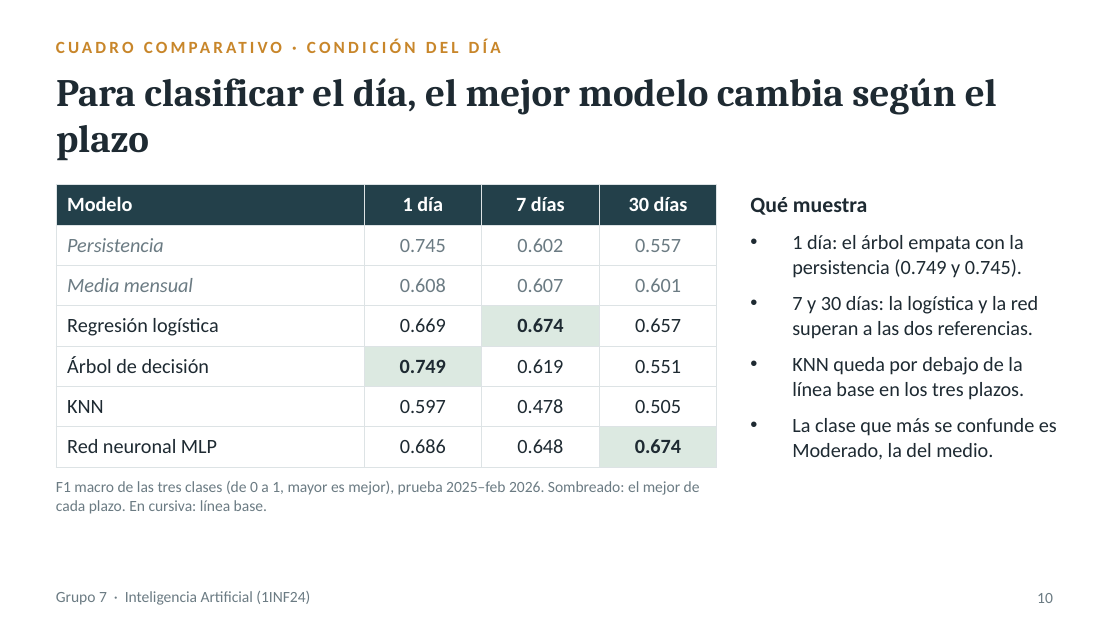
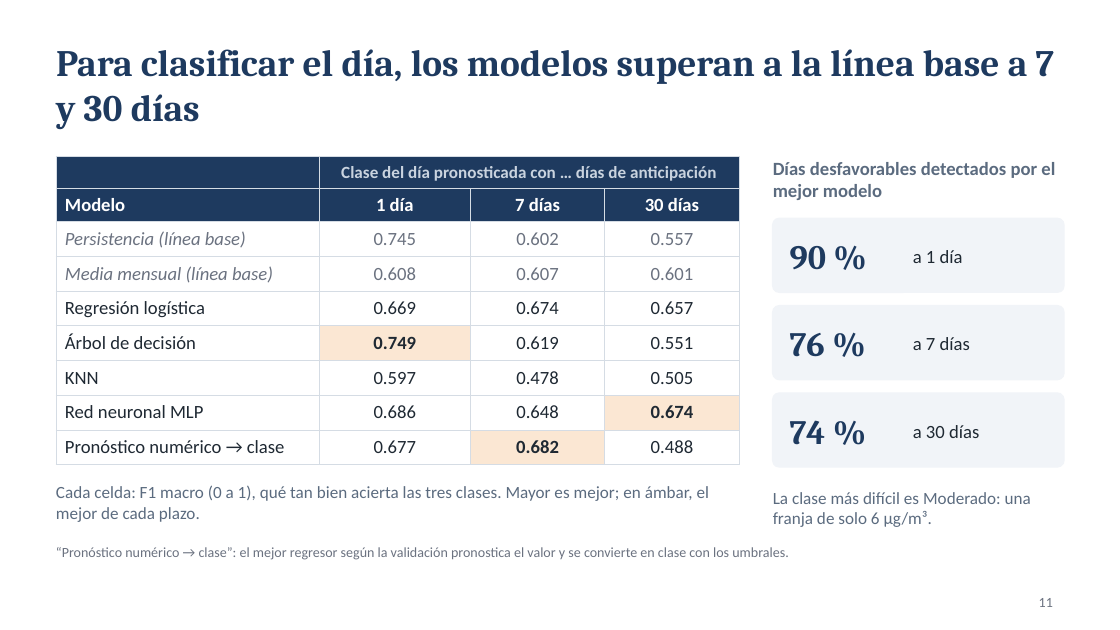
Before and after one commit to pablohuayta/prediccion-ozono-lima, a slide deck: slide 11 of Grupo7-TA-Exposicion.pptx (slide 10 before the commit). Drawn at 1120x630 pixels with LibreOffice and Linux fonts; fonts in the diff are those of the drawing. Boxes give left, top, right and bottom in pixels: in the first picture for what was removed or moved away, otherwise in the second. Text is boxed around its words. In the diff, an @@ line names an element or a change of style, - is before the commit and + after.

```diff
--- a/Grupo7-TA-Exposicion.pptx
+++ b/Grupo7-TA-Exposicion.pptx
@@ title at [56, 49, 1054, 129]: text changed; size 25 to 24 pt; text colour #1E2A32 to #1E3A5F @@
-Para clasificar el día, el mejor modelo cambia según el plazo
+Para clasificar el día, los modelos superan a la línea base a 7 y 30 días
@@ text removed at [56, 34, 1064, 60] @@
-CUADRO COMPARATIVO · CONDICIÓN DEL DÍA
@@ table at [56, 157, 739, 457] @@
+row 1:  | Clase del día pronosticada con … días de anticipación |  | 
-row 3, column 1: Persistencia
+row 3, column 1: Persistencia (línea base)
-row 4, column 1: Media mensual
+row 4, column 1: Media mensual (línea base)
+row 9: Pronóstico numérico → clase | 0.677 | 0.682 | 0.488
@@ table: place and size @@
-table at [56, 185, 717, 457]
+table at [56, 157, 739, 457]
@@ text added at [773, 162, 1055, 200], 12 pt, text #5B6B7F, bold @@
+Días desfavorables detectados por el mejor modelo
@@ text removed at [750, 197, 867, 215] @@
-Qué muestra
@@ rounded rectangle added at [773, 218, 1064, 292], fill #F1F4F8, outline #F1F4F8 1 pt @@
@@ text removed at [792, 235, 1057, 460] @@
-• 1 día: el árbol empata con la persistencia (0.749 y 0.745).
-• 7 y 30 días: la logística y la red superan a las dos referencias.
-• KNN queda por debajo de la línea base en los tres plazos.
-• La clase que más se confunde es Moderado, la del medio.
@@ text added at [790, 246, 826, 270], 22 pt, text #1E3A5F, bold @@
+90 %
@@ text added at [913, 250, 963, 263], 12 pt, text #1F2933 @@
+a 1 día
@@ rounded rectangle added at [773, 306, 1064, 380], fill #F1F4F8, outline #F1F4F8 1 pt @@
@@ text added at [790, 333, 825, 357], 22 pt, text #1E3A5F, bold @@
+76 %
@@ text added at [913, 337, 970, 350], 12 pt, text #1F2933 @@
+a 7 días
@@ rounded rectangle added at [773, 393, 1064, 467], fill #F1F4F8, outline #F1F4F8 1 pt @@
@@ text added at [790, 420, 826, 445], 22 pt, text #1E3A5F, bold @@
+74 %
@@ text added at [913, 425, 979, 438], 12 pt, text #1F2933 @@
+a 30 días
@@ text at [56, 485, 709, 522]: text changed; size 10 to 11 pt; text colour #6B7B83 to #5B6B7F @@
-F1 macro de las tres clases (de 0 a 1, mayor es mejor), prueba 2025–feb 2026. Sombreado: el mejor de cada plazo. En cursiva: línea base.
+Cada celda: F1 macro (0 a 1), qué tan bien acierta las tres clases. Mayor es mejor; en ámbar, el mejor de cada plazo.
@@ text added at [773, 492, 1031, 527], 11 pt, text #5B6B7F @@
+La clase más difícil es Moderado: una franja de solo 6 µg/m³.
@@ text added at [56, 547, 788, 560], 9 pt, text #6B7280 @@
+“Pronóstico numérico → clase”: el mejor regresor según la validación pronostica el valor y se convierte en clase con los umbrales.
@@ text removed at [56, 591, 310, 605] @@
-Grupo 7 · Inteligencia Artificial (1INF24)
@@ page number removed at [1037, 593, 1053, 603] @@
-10
@@ page number added at [1039, 598, 1053, 607], 9 pt, text #6B7280 @@
+11
```
Also in this commit, not shown: 7 other slides changed, 5 slides added, 4 slides removed.
